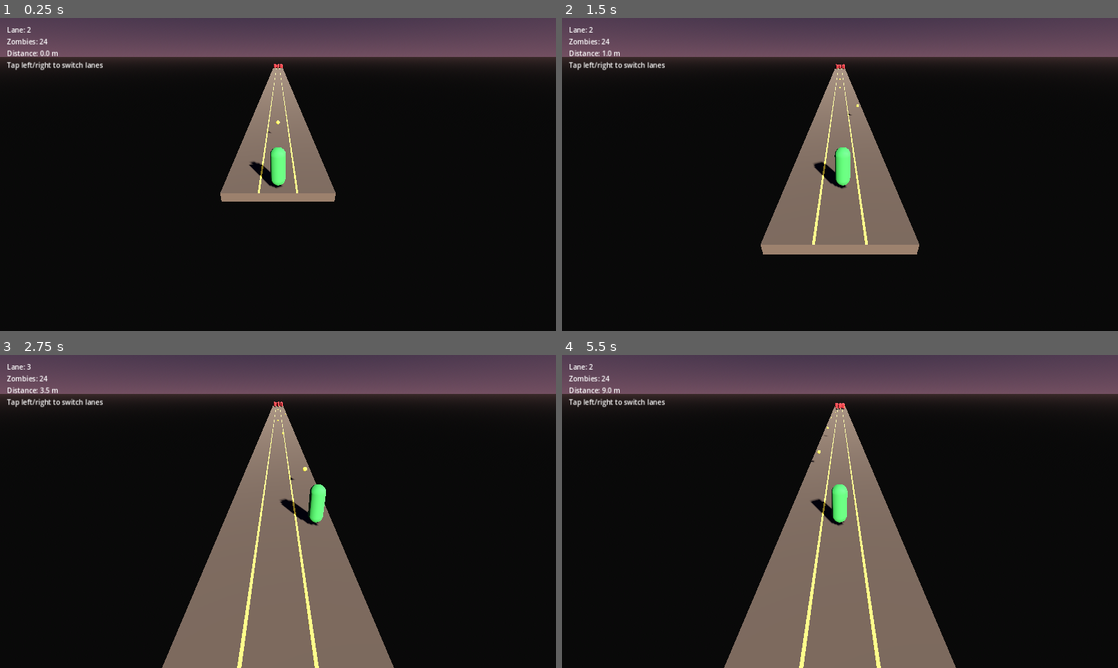
Above: before the commit, frames 1-4 (two rows, left to right).
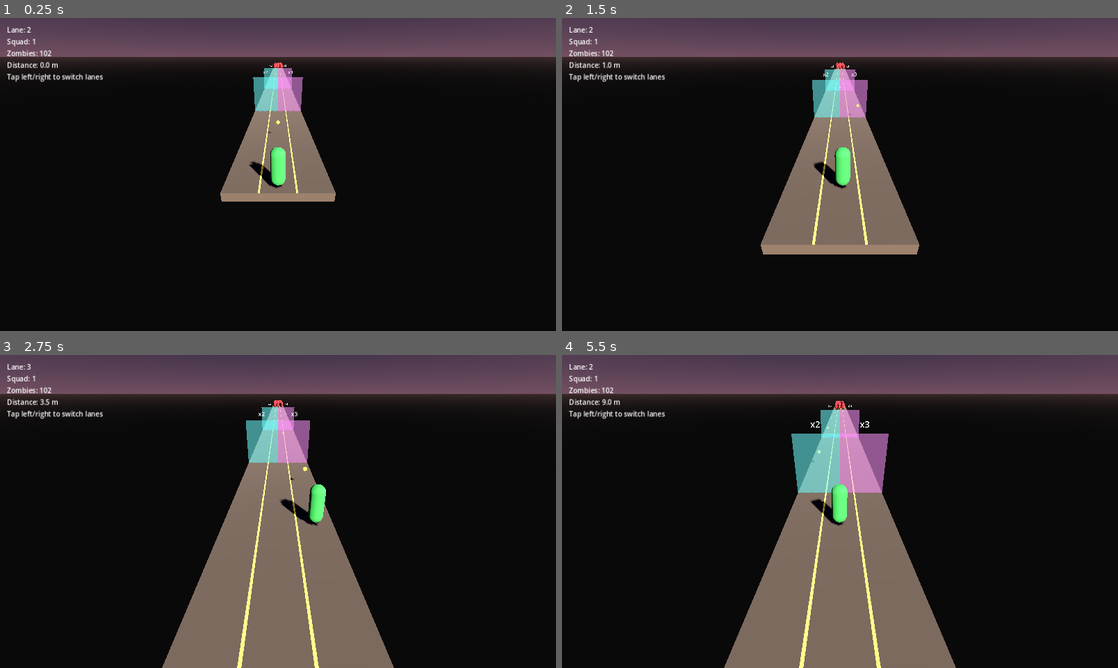
Above: after the commit, the same moments.

Repository: PawandeepSinghKhalsa/Hold-the-Line
Game: Godot game, scene res://scenes/main.tscn
Same seed, same stepped clock (60 frames per second), same inputs: the game is played once before the commit and once after it.
Inputs (mouse positions are in pixels of both pictures, inside the frame that each line leads up to):
- Up to frame 1 (0.25 s): no input
- Up to frame 2 (1.5 s): move the mouse to (962, 158) at 0.52 s; hold D (move_right) 0.53-1.28 s; click (962, 158) at 0.67 s; move the mouse to (728, 190) at 1.27 s; hold A (move_left) from 1.28 s (still down)
- Up to frame 3 (2.75 s): move the mouse to (333, 442) at 2.02 s; release A (move_left) at 2.03 s; hold D (move_right) from 2.03 s (still down)
- Up to frame 4 (5.5 s): move the mouse to (812, 574) at 2.77 s; click (812, 574) at 2.92 s; move the mouse to (1006, 558) at 3.52 s; release D (move_right) at 3.53 s; hold A (move_left) from 3.53 s (still down); move the mouse to (673, 464) at 4.27 s; move the mouse to (867, 511) at 5.02 s; click (867, 511) at 5.17 s

The runs differ from the first frame. In frame 1, 1.7% of the frame differs, in the area x 1-55%, y 6-30%; in frame 2, 2.0%; in frame 3, 2.4%; in frame 4, 4.2%, in the area x 1-59%, y 6-44%.

Commit message:
Phase 3: multiplier gates, clone squad, 100-zombie Level 1
Adds the strategy layer the spec calls for. A single soldier can no
longer mow down 100 zombies alone, so the player must route through
multiplier gates to grow the squad before contact.

- game_manager.gd: track squad_size, apply_multiplier helper, and
  clone_offset_for_index() which places each new clone in a 3-wide
  row formation behind the leader.
- scripts/clone.gd + scenes/clone.tscn: green CharacterBody3D that
  follows the leader with a fixed local offset, auto-fires its own
  bullet every 0.5s from its current X. Clones do not take melee
  damage — only the leader's contact ends the run.
- scripts/gate.gd + scenes/gate.tscn: split gate with blue LEFT
  (x2) and pink RIGHT (x3) halves, labelled with billboarded Label3D
  text. Detection uses per-frame Z/X polling instead of Area3D
  body_entered (the signal proved unreliable on the web export).
- main.tscn: two gates at z=-12 and z=-28 before the horde. Horde
  bumped to zombies_per_lane=34, row_spacing=1.2 (102 zombies ~ 100
  per spec).
- hud.tscn + hud.gd: Squad: N counter added between Lane and Zombies.

Best path (x3 → x3) yields a squad of 9, ~18 kills/sec, which clears
102 zombies comfortably before contact. Worst path (x2 → x2) gives 4,
which is deliberately borderline-losable so gate choice matters.

https://claude.ai/code/session_01WNZkPqonAe5zQESFZUsP36

Diff:
--- /dev/null
+++ b/scenes/clone.tscn
@@ -0,0 +1,28 @@
+[gd_scene load_steps=5 format=3]
+
+[ext_resource type="Script" path="res://scripts/clone.gd" id="1_clone"]
+[ext_resource type="PackedScene" path="res://scenes/bullet.tscn" id="2_bullet"]
+
+[sub_resource type="CapsuleShape3D" id="CapsuleShape3D_clone"]
+radius = 0.25
+height = 1.4
+
+[sub_resource type="CapsuleMesh" id="CapsuleMesh_clone"]
+radius = 0.25
+height = 1.4
+
+[sub_resource type="StandardMaterial3D" id="StandardMaterial3D_clone"]
+albedo_color = Color(0.2, 0.65, 0.25, 1)
+
+[node name="Clone" type="CharacterBody3D"]
+script = ExtResource("1_clone")
+bullet_scene = ExtResource("2_bullet")
+
+[node name="CollisionShape3D" type="CollisionShape3D" parent="."]
+transform = Transform3D(1, 0, 0, 0, 1, 0, 0, 0, 1, 0, 0.7, 0)
+shape = SubResource("CapsuleShape3D_clone")
+
+[node name="Mesh" type="MeshInstance3D" parent="."]
+transform = Transform3D(1, 0, 0, 0, 1, 0, 0, 0, 1, 0, 0.7, 0)
+mesh = SubResource("CapsuleMesh_clone")
+material_override = SubResource("StandardMaterial3D_clone")
--- /dev/null
+++ b/scenes/gate.tscn
@@ -0,0 +1,59 @@
+[gd_scene load_steps=5 format=3]
+
+[ext_resource type="Script" path="res://scripts/gate.gd" id="1_gate"]
+[ext_resource type="PackedScene" path="res://scenes/clone.tscn" id="2_clone"]
+
+[sub_resource type="BoxMesh" id="BoxMesh_half"]
+size = Vector3(2.25, 3, 0.1)
+
+[sub_resource type="StandardMaterial3D" id="StandardMaterial3D_left"]
+albedo_color = Color(0.25, 0.65, 1, 0.55)
+transparency = 1
+emission_enabled = true
+emission = Color(0.25, 0.6, 1, 1)
+emission_energy_multiplier = 0.4
+
+[sub_resource type="StandardMaterial3D" id="StandardMaterial3D_right"]
+albedo_color = Color(1, 0.35, 0.75, 0.55)
+transparency = 1
+emission_enabled = true
+emission = Color(1, 0.3, 0.7, 1)
+emission_energy_multiplier = 0.4
+
+[node name="Gate" type="Node3D"]
+script = ExtResource("1_gate")
+clone_scene = ExtResource("2_clone")
+left_multiplier = 2
+right_multiplier = 3
+
+[node name="LeftHalf" type="Node3D" parent="."]
+transform = Transform3D(1, 0, 0, 0, 1, 0, 0, 0, 1, -1.125, 0, 0)
+
+[node name="Mesh" type="MeshInstance3D" parent="LeftHalf"]
+transform = Transform3D(1, 0, 0, 0, 1, 0, 0, 0, 1, 0, 1.5, 0)
+mesh = SubResource("BoxMesh_half")
+material_override = SubResource("StandardMaterial3D_left")
+
+[node name="Label" type="Label3D" parent="LeftHalf"]
+transform = Transform3D(1, 0, 0, 0, 1, 0, 0, 0, 1, 0, 3.4, 0)
+text = "x2"
+font_size = 80
+outline_size = 16
+modulate = Color(0.85, 0.95, 1, 1)
+billboard = 1
+
+[node name="RightHalf" type="Node3D" parent="."]
+transform = Transform3D(1, 0, 0, 0, 1, 0, 0, 0, 1, 1.125, 0, 0)
+
+[node name="Mesh" type="MeshInstance3D" parent="RightHalf"]
+transform = Transform3D(1, 0, 0, 0, 1, 0, 0, 0, 1, 0, 1.5, 0)
+mesh = SubResource("BoxMesh_half")
+material_override = SubResource("StandardMaterial3D_right")
+
+[node name="Label" type="Label3D" parent="RightHalf"]
+transform = Transform3D(1, 0, 0, 0, 1, 0, 0, 0, 1, 0, 3.4, 0)
+text = "x3"
+font_size = 80
+outline_size = 16
+modulate = Color(1, 0.9, 1, 1)
+billboard = 1
--- a/scenes/hud.tscn
+++ b/scenes/hud.tscn
@@ -23,6 +23,10 @@
 layout_mode = 2
 text = "Lane: 2"
 
+[node name="SquadLabel" type="Label" parent="Margin/VBox"]
+layout_mode = 2
+text = "Squad: 1"
+
 [node name="ZombiesLabel" type="Label" parent="Margin/VBox"]
 layout_mode = 2
 text = "Zombies: 0"
--- a/scenes/main.tscn
+++ b/scenes/main.tscn
@@ -1,10 +1,11 @@
-[gd_scene load_steps=11 format=3]
+[gd_scene load_steps=12 format=3]
 
 [ext_resource type="PackedScene" path="res://scenes/soldier.tscn" id="1_soldier"]
 [ext_resource type="PackedScene" path="res://scenes/hud.tscn" id="2_hud"]
 [ext_resource type="Script" path="res://scripts/camera_follow.gd" id="3_camera"]
 [ext_resource type="PackedScene" path="res://scenes/zombie.tscn" id="4_zombie"]
 [ext_resource type="Script" path="res://scripts/horde_spawner.gd" id="5_spawner"]
+[ext_resource type="PackedScene" path="res://scenes/gate.tscn" id="6_gate"]
 
 [sub_resource type="BoxShape3D" id="BoxShape3D_bridge"]
 size = Vector3(4.5, 0.4, 100)
@@ -77,11 +78,21 @@
 script = ExtResource("3_camera")
 target_path = NodePath("../Soldier")
 
+[node name="Gate1" parent="." instance=ExtResource("6_gate")]
+transform = Transform3D(1, 0, 0, 0, 1, 0, 0, 0, 1, 0, 0, -12)
+left_multiplier = 2
+right_multiplier = 3
+
+[node name="Gate2" parent="." instance=ExtResource("6_gate")]
+transform = Transform3D(1, 0, 0, 0, 1, 0, 0, 0, 1, 0, 0, -28)
+left_multiplier = 2
+right_multiplier = 3
+
 [node name="HordeSpawner" type="Node3D" parent="."]
 script = ExtResource("5_spawner")
 zombie_scene = ExtResource("4_zombie")
-zombies_per_lane = 8
-row_spacing = 1.6
+zombies_per_lane = 34
+row_spacing = 1.2
 horde_front_z = -95.0
 
 [node name="HUD" parent="." instance=ExtResource("2_hud")]
--- /dev/null
+++ b/scripts/clone.gd
@@ -0,0 +1,49 @@
+extends CharacterBody3D
+
+# A squad clone. Follows the leader at a fixed local offset and auto-fires
+# straight ahead at the same cadence as the leader. Clones do not take
+# damage from zombies — only the leader's melee contact ends the run.
+
+const FIRE_INTERVAL := 0.5
+const BULLET_SPAWN_OFFSET := Vector3(0, 0.9, -0.3)
+const FOLLOW_LERP_SPEED := 12.0
+
+@export var bullet_scene: PackedScene
+
+var leader: Node3D
+var follow_offset: Vector3 = Vector3.ZERO
+var _fire_cooldown: float = 0.0
+
+
+func _ready() -> void:
+	add_to_group("clones")
+
+
+func _physics_process(delta: float) -> void:
+	if not GameManager.is_running or leader == null:
+		velocity = Vector3.ZERO
+		return
+
+	var target_pos: Vector3 = leader.global_position + follow_offset
+	var delta_vec: Vector3 = target_pos - global_position
+	velocity = delta_vec * FOLLOW_LERP_SPEED
+
+	move_and_slide()
+	global_position.y = 0.1
+	# Keep clones on the bridge even when the leader strafes to an edge lane.
+	global_position.x = clamp(global_position.x, -2.1, 2.1)
+
+	_fire_cooldown -= delta
+	if _fire_cooldown <= 0.0:
+		_fire_cooldown = FIRE_INTERVAL
+		_shoot()
+
+
+func _shoot() -> void:
+	if bullet_scene == null:
+		return
+	var bullet: Node3D = bullet_scene.instantiate() as Node3D
+	if bullet == null:
+		return
+	get_tree().current_scene.add_child(bullet)
+	bullet.global_position = global_position + BULLET_SPAWN_OFFSET
--- a/scripts/game_manager.gd
+++ b/scripts/game_manager.gd
@@ -1,26 +1,36 @@
 extends Node
 
-# Autoload singleton. Phase 1+2 state: lane geometry, run state, zombie count.
-# Later phases will add kill count, supercharge, gate multipliers, level index.
+# Autoload singleton. Phase 3 state: lane geometry, run state, zombie count,
+# squad size + clone formation math for multiplier gates.
 
 signal run_ended(won: bool)
 signal zombies_remaining_changed(remaining: int)
+signal squad_changed(new_size: int)
 
 const FORWARD_SPEED := 2.0
 const LANE_X_POSITIONS := [-1.5, 0.0, 1.5]
 const LANE_COUNT := 3
 const BRIDGE_LENGTH := 100.0
 
+# Clone formation: rows of 3, behind the leader, spaced out so bullets
+# fire from distinct lanes.
+const CLONES_PER_ROW := 3
+const CLONE_ROW_SPACING := 1.0
+const CLONE_COL_SPACING := 0.8
+
 var is_running: bool = false
 var zombies_total: int = 0
 var zombies_remaining: int = 0
+var squad_size: int = 1
 
 
 func reset() -> void:
 	is_running = true
 	zombies_total = 0
 	zombies_remaining = 0
+	squad_size = 1
 	zombies_remaining_changed.emit(zombies_remaining)
+	squad_changed.emit(squad_size)
 
 
 func set_level_zombie_count(n: int) -> void:
@@ -38,8 +48,30 @@
 		end_run(true)
 
 
+func apply_multiplier(multiplier: int) -> int:
+	var before: int = squad_size
+	squad_size = max(1, squad_size * multiplier)
+	squad_changed.emit(squad_size)
+	return squad_size - before
+
+
+func on_clone_spawned() -> void:
+	pass  # Placeholder for future tracking.
+
+
 func end_run(won: bool) -> void:
 	if not is_running:
 		return
 	is_running = false
 	run_ended.emit(won)
+
+
+# Compute the local offset (relative to the leader) of the Nth clone in
+# the squad. Clones are arranged in rows of CLONES_PER_ROW behind the
+# leader, centred horizontally, each row further back along +Z.
+func clone_offset_for_index(clone_index: int) -> Vector3:
+	var row: int = clone_index / CLONES_PER_ROW
+	var col: int = clone_index % CLONES_PER_ROW
+	var x: float = (col - (CLONES_PER_ROW - 1) / 2.0) * CLONE_COL_SPACING
+	var z: float = (row + 1) * CLONE_ROW_SPACING
+	return Vector3(x, 0.0, z)
--- /dev/null
+++ b/scripts/gate.gd
@@ -0,0 +1,64 @@
+extends Node3D
+
+# Split gate. Polls the soldier's position each frame instead of relying on
+# Area3D body_entered (which proved unreliable in the web export during
+# Phase 2). When the soldier's Z crosses the gate's Z, the side of the
+# soldier's X relative to the gate's centre determines which multiplier
+# fires, and the gate consumes itself.
+
+@export var left_multiplier: int = 2
+@export var right_multiplier: int = 3
+@export var clone_scene: PackedScene
+
+const TRIGGER_DEPTH := 0.6
+
+var _consumed: bool = false
+var _soldier: Node3D = null
+
+
+func _ready() -> void:
+	if has_node("LeftHalf/Label"):
+		(get_node("LeftHalf/Label") as Label3D).text = "x%d" % left_multiplier
+	if has_node("RightHalf/Label"):
+		(get_node("RightHalf/Label") as Label3D).text = "x%d" % right_multiplier
+
+
+func _process(_delta: float) -> void:
+	if _consumed:
+		return
+	if _soldier == null:
+		_soldier = get_tree().get_first_node_in_group("soldier") as Node3D
+		if _soldier == null:
+			return
+
+	var dz: float = _soldier.global_position.z - global_position.z
+	if abs(dz) > TRIGGER_DEPTH:
+		return
+
+	_consumed = true
+	var dx: float = _soldier.global_position.x - global_position.x
+	var multiplier: int = left_multiplier if dx < 0.0 else right_multiplier
+	_apply(_soldier, multiplier)
+	queue_free()
+
+
+func _apply(leader: Node3D, multiplier: int) -> void:
+	var before: int = GameManager.squad_size
+	var spawned_count: int = GameManager.apply_multiplier(multiplier)
+	_spawn_clones(leader, before, spawned_count)
+
+
+func _spawn_clones(leader: Node3D, previous_squad_size: int, count: int) -> void:
+	if clone_scene == null or count <= 0:
+		return
+	for i in count:
+		var clone_node: Node = clone_scene.instantiate()
+		var clone: CharacterBody3D = clone_node as CharacterBody3D
+		if clone == null:
+			continue
+		get_tree().current_scene.add_child(clone)
+		var clone_index_in_squad: int = (previous_squad_size - 1) + i
+		var offset: Vector3 = GameManager.clone_offset_for_index(clone_index_in_squad)
+		clone.leader = leader
+		clone.follow_offset = offset
+		clone.global_position = leader.global_position + offset
--- a/scripts/hud.gd
+++ b/scripts/hud.gd
@@ -1,8 +1,9 @@
 extends CanvasLayer
 
-# Phase 1+2 HUD: lane, zombies remaining, distance, win/lose banner.
+# Phase 1-3 HUD: lane, squad, zombies remaining, distance, win/lose banner.
 
 @onready var lane_label: Label = $Margin/VBox/LaneLabel
+@onready var squad_label: Label = $Margin/VBox/SquadLabel
 @onready var zombies_label: Label = $Margin/VBox/ZombiesLabel
 @onready var distance_label: Label = $Margin/VBox/DistanceLabel
 @onready var hint_label: Label = $Margin/VBox/HintLabel
@@ -12,8 +13,10 @@
 func _ready() -> void:
 	GameManager.run_ended.connect(_on_run_ended)
 	GameManager.zombies_remaining_changed.connect(_on_zombies_changed)
+	GameManager.squad_changed.connect(_on_squad_changed)
 	banner.visible = false
 	_on_zombies_changed(GameManager.zombies_remaining)
+	_on_squad_changed(GameManager.squad_size)
 	var soldier_node: Node = get_tree().get_first_node_in_group("soldier")
 	if soldier_node != null and soldier_node.has_signal("lane_changed"):
 		soldier_node.lane_changed.connect(_on_lane_changed)
@@ -32,6 +35,10 @@
 	lane_label.text = "Lane: %d" % (new_lane + 1)
 
 
+func _on_squad_changed(new_size: int) -> void:
+	squad_label.text = "Squad: %d" % new_size
+
+
 func _on_zombies_changed(remaining: int) -> void:
 	zombies_label.text = "Zombies: %d" % remaining
 
